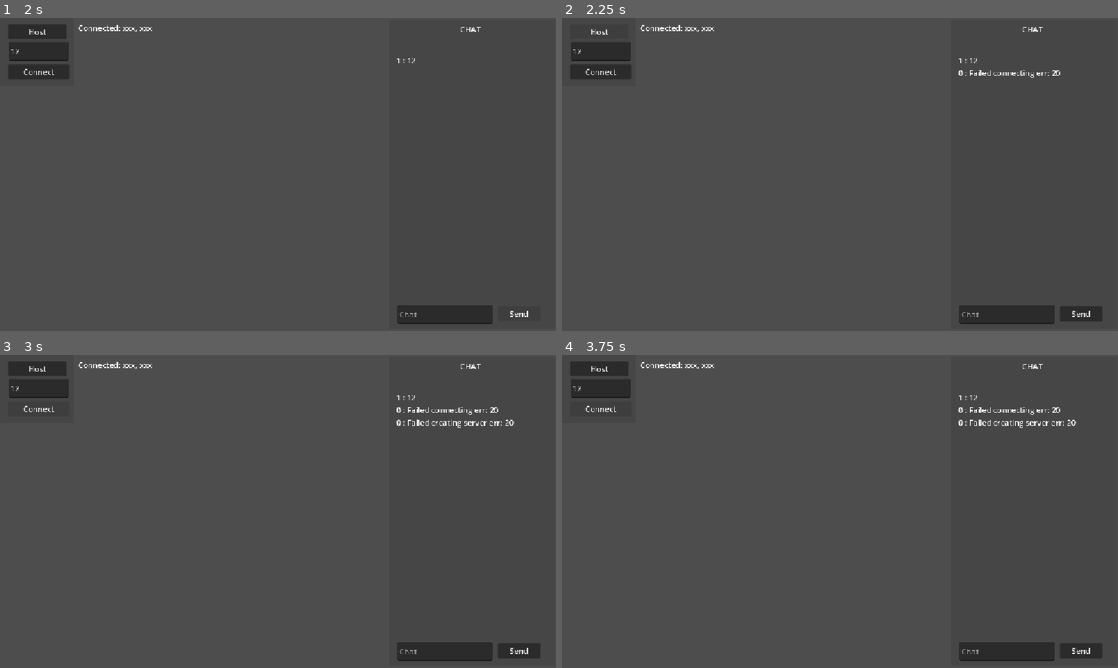
Above: before the commit, frames 1-4 (two rows, left to right).
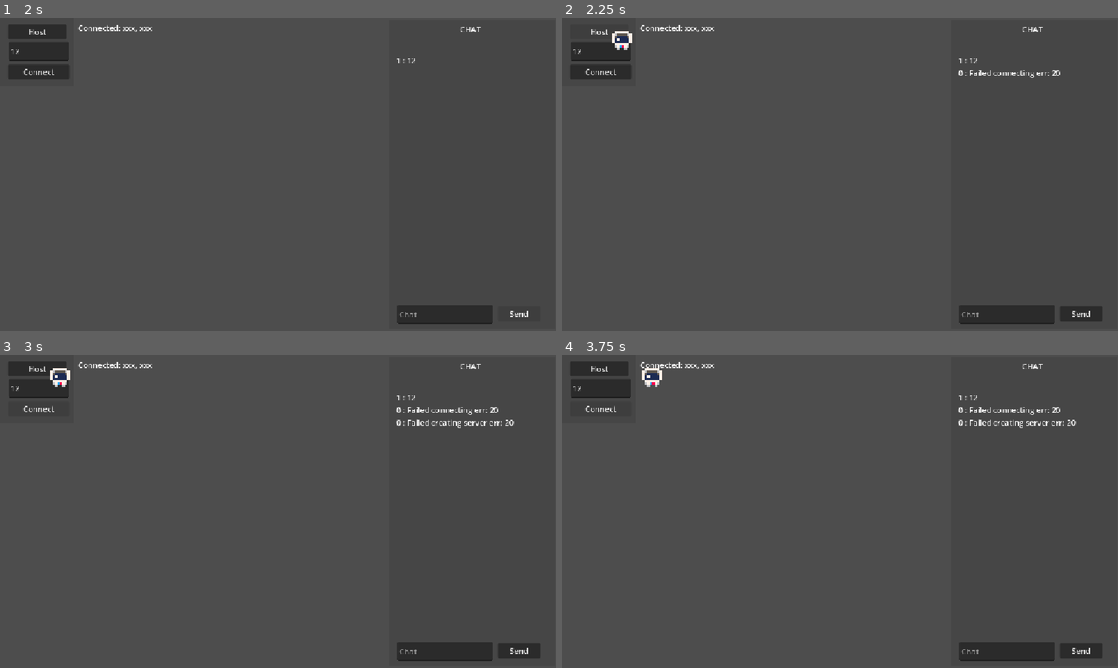
Above: after the commit, the same moments.

Repository: ninesliced/online-mmorpg-pokemon-like-open-world
Game: Godot game, scene res://src/main.tscn
Two runs of this game, one before a commit and one after it. Both use one fixed random seed, a clock stepped at 60 frames per second and the inputs below.
Inputs (mouse positions are in pixels of both pictures, inside the frame that each line leads up to):
- Up to frame 1 (2 s): click (38, 52) at 0.52 s; type "12" at 0.6 s; click (444, 315) at 0.75 s; type "12" at 0.83 s; click "Send" at 1.25 s
- Up to frame 2 (2.25 s): click "Host" at 2 s
- Up to frame 3 (3 s): click "Connect" at 2.75 s
- Up to frame 4 (3.75 s): hold D (game_right) from 3.53 s (still down)

Frame 1 is identical in both runs. In frame 2, 0.2% of the frame differs, in the area x 9-13%, y 4-11%; in frame 3, 0.2%; in frame 4, 0.2%.

Commit message:
smoothing

Diff:
--- a/src/main.gd
+++ b/src/main.gd
@@ -17,7 +17,7 @@
 	multiplayer.server_disconnected.connect(_server_disconnected)
 
 	$MultiplayerSpawner.add_spawnable_scene("res://src/player.tscn")
-	$MultiplayerSpawner.set_spawn_function(add_player)
+	$MultiplayerSpawner.set_spawn_function(spawn_player)
 
 
 
@@ -40,7 +40,7 @@
 		chat.add_message("Failed creating server err: %s" % [err])
 	else:
 		print("Id: ", multiplayer.get_unique_id())
-		chat.add_message("Created client to server %s:%s" % [server_ip, server_port])
+		chat.add_message("Connected client to server %s:%s" % [server_ip, server_port])
 
 
 
@@ -55,8 +55,10 @@
 		print("Id: ", multiplayer.get_unique_id())
 		chat.add_message("Created server at port %s" % [port])
 
+	$MultiplayerSpawner.spawn(1)
 
-func add_player(id: int):
+
+func spawn_player(id: int):
 	var player: Player = player_scene.instantiate()
 	player.position = Vector2(randf_range(30,300), randf_range(30,300))
 	player.set_multiplayer(id)
--- a/src/player.gd
+++ b/src/player.gd
@@ -1,5 +1,8 @@
 class_name Player
 extends CharacterBody2D
+
+@export var multiplayer_position: Vector2 = Vector2.ZERO
+@export var multiplayer_velocity: Vector2 = Vector2.ZERO
 
 var multiplayer_id = 0
 var is_authority = false
@@ -7,17 +10,22 @@
 var acceleration = 50.0
 var max_speed = 500.0
 
+
 func _enter_tree() -> void:
 	is_authority = (multiplayer_id == multiplayer.get_unique_id())
 	set_multiplayer_authority(multiplayer_id)
+
+func _ready() -> void:
+	pass
 
 func _physics_process(delta: float) -> void:
 	if is_authority:
 		handle_input()
 		move_and_slide()
+		multiplayer_position = global_position
+		multiplayer_velocity = velocity
 	else:
-		pass
-
+		global_position = global_position.move_toward(multiplayer_position, 1000.0*delta)
 
 func handle_input():
 	var vec = Input.get_vector("game_left","game_right","game_up","game_down")
--- a/src/player.tscn
+++ b/src/player.tscn
@@ -7,10 +7,10 @@
 radius = 20.024984
 
 [sub_resource type="SceneReplicationConfig" id="SceneReplicationConfig_gmfve"]
-properties/0/path = NodePath(".:position")
+properties/0/path = NodePath(".:multiplayer_position")
 properties/0/spawn = true
-properties/0/replication_mode = 2
-properties/1/path = NodePath("Player:velocity")
+properties/0/replication_mode = 1
+properties/1/path = NodePath(".:multiplayer_velocity")
 properties/1/spawn = true
 properties/1/replication_mode = 1
 
Not shown, added: src/main.tscn16930706476.tmp
